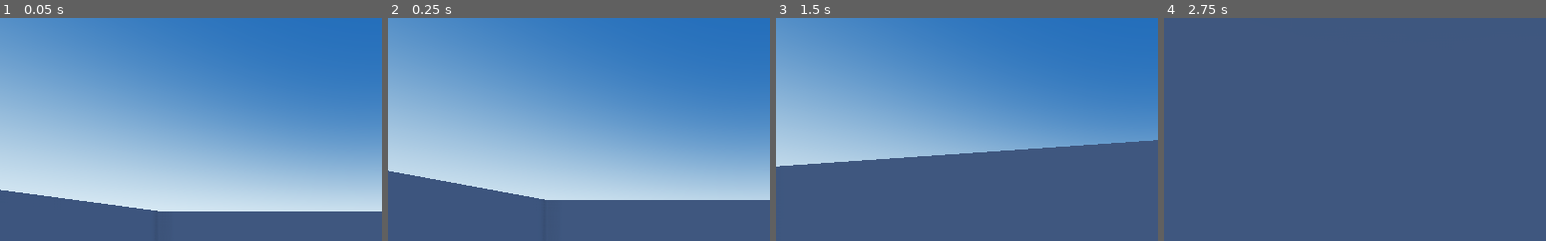
Above: before the commit, frames 1-4 (left to right).
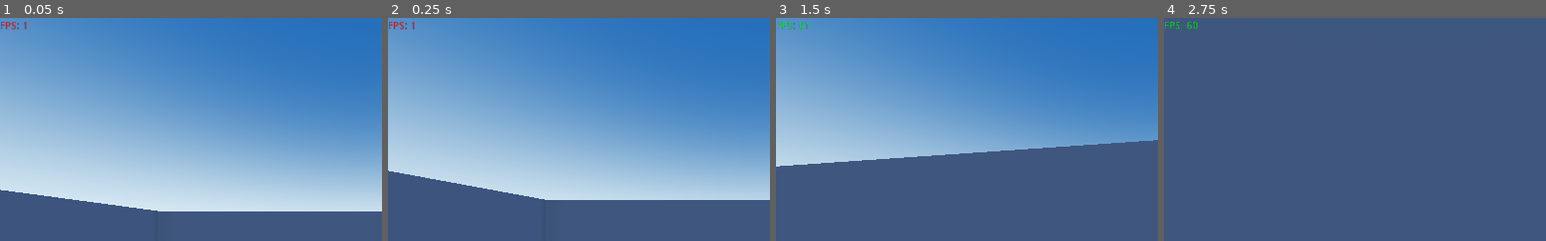
Above: after the commit, the same moments.

Repository: Whimfoome/godot-FirstPersonStarter
Game: Godot game, scene res://FirstPersonStarter/Maps/Levels/L_Main.tscn
Two runs of this game, one before a commit and one after it. Both use one fixed random seed, a clock stepped at 60 frames per second and the inputs below.
Inputs (mouse positions are % of the whole screen's width and height, from its top left):
- Up to frame 1 (0.05 s): no input
- Up to frame 2 (0.25 s): no input
- Up to frame 3 (1.5 s): move the mouse to (55, 50) at 0.52 s; hold Shift (moveSprint) 0.53-1.28 s; hold W (moveForward) from 0.53 s (still down); tap Space (moveJump) at 0.77 s; move the mouse to (45, 50) at 1.27 s; tap Shift (moveSprint) at 1.35 s
- Up to frame 4 (2.75 s): keep holding W (moveForward); tap Space (moveJump) at 1.52 s; move the mouse to (52, 48) at 2.02 s; hold Shift (moveSprint) from 2.03 s (still down)
The pictures show only the part of the screen within x 0-50%, y 0-50%; the shares and areas given below are measured in that part.

The runs differ from the first frame. In frame 1, 0.1% of the frame differs, in the area x 0-7%, y 1-6%; in frame 2, 0.1%; in frame 3, 0.1%, in the area x 0-9%, y 1-6%; in frame 4, 0.1%.

Commit message:
Added FPS Counter

Diff:
--- /dev/null
+++ b/FirstPersonStarter/Maps/Levels/FPS_Counter.gd
@@ -0,0 +1,20 @@
+extends Label
+
+
+export (bool) var enabled = true
+
+
+func _process(delta):
+	if enabled:
+		var frames = Engine.get_frames_per_second()
+		text = "FPS: "
+		text += str(frames)
+
+		if frames >= 55:
+			add_color_override("font_color", Color(0, 1, 0.1, 1))
+		elif frames <= 25:
+			add_color_override("font_color", Color(1, 0, 0, 1))
+		else:
+			add_color_override("font_color", Color(1, 1, 0, 1))
+	else:
+		text = ""
--- /dev/null
+++ b/FirstPersonStarter/Maps/Levels/FPS_Counter.tscn
@@ -0,0 +1,11 @@
+[gd_scene load_steps=2 format=2]
+
+[ext_resource path="res://FirstPersonStarter/Maps/Levels/FPS_Counter.gd" type="Script" id=1]
+
+[node name="FPS_Counter" type="Label"]
+margin_right = 100.0
+margin_bottom = 22.0
+custom_colors/font_color = Color( 0, 1, 0.101961, 1 )
+text = "FPS:"
+valign = 1
+script = ExtResource( 1 )
--- a/FirstPersonStarter/Maps/Levels/L_Main.tscn
+++ b/FirstPersonStarter/Maps/Levels/L_Main.tscn
@@ -6,6 +6,7 @@
 [ext_resource path="res://FirstPersonStarter/Maps/Environments/WorldEnv.res" type="Environment" id=4]
 [ext_resource path="res://FirstPersonStarter/Core/Player.tscn" type="PackedScene" id=5]
 [ext_resource path="res://FirstPersonStarter/Maps/Objects/Ladder.tscn" type="PackedScene" id=6]
+[ext_resource path="res://FirstPersonStarter/Maps/Levels/FPS_Counter.tscn" type="PackedScene" id=7]
 
 [sub_resource type="CubeMesh" id=1]
 size = Vector3( 1, 1, 1 )
@@ -163,3 +164,5 @@
 
 [node name="Ladder" parent="." instance=ExtResource( 6 )]
 transform = Transform( -4.37114e-008, 0, 7, 0, 1.51, 0, -1, 0, -3.0598e-007, 13.25, 2, -5.25 )
+
+[node name="FPS_Counter" parent="." instance=ExtResource( 7 )]
Not shown: 1 places in FirstPersonStarter/Maps/Levels/L_Main.tscn that only renumber resources
